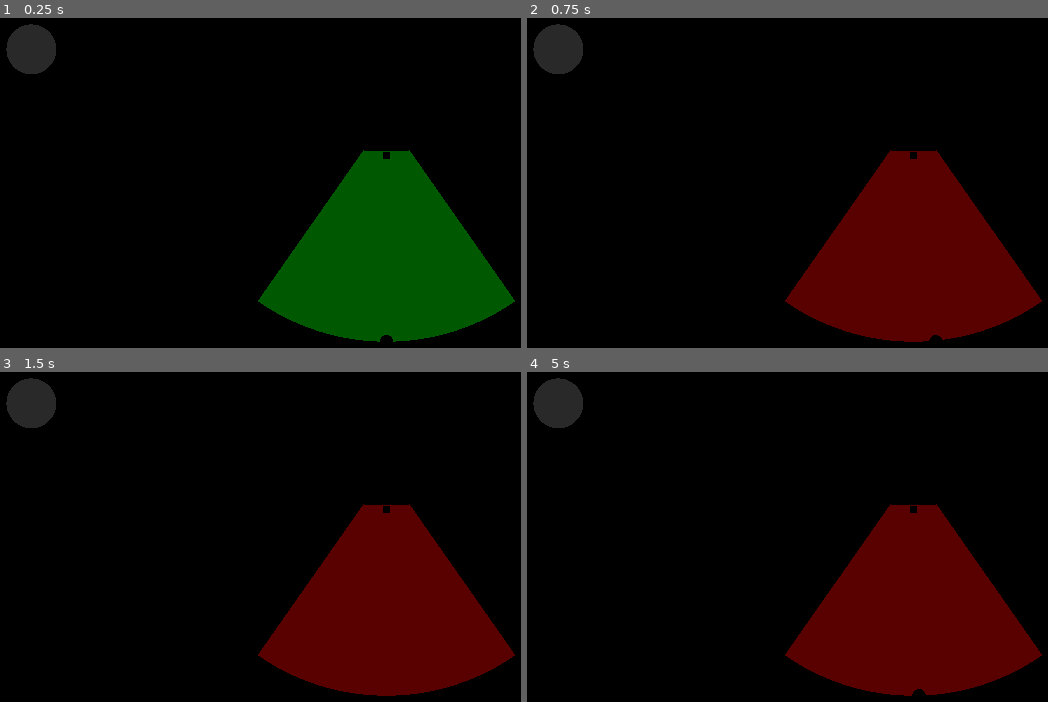
Above: before the commit, frames 1-4 (two rows, left to right).
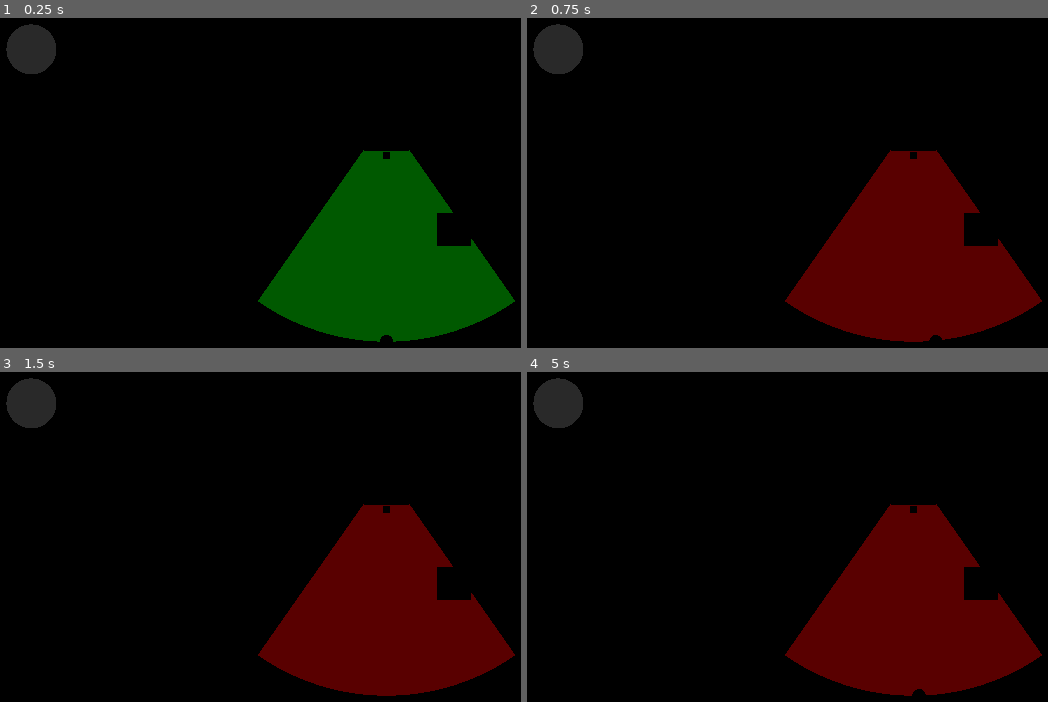
Above: after the commit, the same moments.

Repository: Leusin/project-godot-airport-marshaling-game
Game: Godot game, scene res://scenes/Main.tscn
The game is run twice, just before and just after one commit, with the same random seed, the same clock (stepped at 60 frames per second) and the same inputs.
Inputs:
- Up to frame 1 (0.25 s): no input
- Up to frame 2 (0.75 s): tap Enter (ui_accept) at 0.5 s; hold D (move_right) from 0.53 s (still down); hold Enter (ui_accept) from 0.53 s (still down)
- Up to frame 3 (1.5 s): release D (move_right) at 1.28 s; release Enter (ui_accept) at 1.28 s; hold S (move_down) from 1.28 s (still down); tap Up (signal_advance) at 1.35 s
- Up to frame 4 (5 s): tap Enter (ui_accept) at 1.52, 1.55, 1.82, 2, 3.02, 3.05, 3.32, 3.5, 4.52, 4.55, 4.82 s; release S (move_down) at 2.03 s; hold D (move_right) 2.03-2.78 s; hold Enter (ui_accept) 2.03-2.78 s; hold W (move_up) 2.78-3.53 s; tap Up (signal_advance) at 2.85, 4.35 s; hold Enter (ui_accept) 3.53-4.28 s; hold A (move_left) from 3.53 s (still down); tap Escape (ui_cancel) at 4.15 s

The runs differ from the first frame. In frame 1, 0.5% of the frame differs, in the area x 83-91%, y 59-70%; in frame 2, 0.5%; in frame 3, 0.5%; in frame 4, 0.5%.

Commit message:
feat: 충돌 -> 게임 오버 구현 (비행기-마샬러/장애물)
Area3D 충돌 감지 + 트리 일시정지 + GAME OVER 오버레이 + 재시작.

Co-Authored-By: Claude Sonnet 4.6 <noreply@anthropic.com>

Diff:
--- a/scenes/Main.tscn
+++ b/scenes/Main.tscn
@@ -8,6 +8,9 @@
 [ext_resource type="Script" path="res://scripts/signal_input.gd" id="6_signal_input_script"]
 [ext_resource type="Script" path="res://scripts/aircraft_fsm.gd" id="7_aircraft_fsm_script"]
 [ext_resource type="Script" path="res://scripts/signal_indicator_hud.gd" id="8_signal_indicator_hud_script"]
+[ext_resource type="Script" path="res://scripts/game_manager.gd" id="9_game_manager_script"]
+[ext_resource type="Script" path="res://scripts/aircraft_collision.gd" id="10_aircraft_collision_script"]
+[ext_resource type="Script" path="res://scripts/game_over_hud.gd" id="11_game_over_hud_script"]
 
 [sub_resource type="CapsuleMesh" id="CapsuleMesh_marshaller"]
 radius = 0.3
@@ -24,6 +27,22 @@
 
 [sub_resource type="StandardMaterial3D" id="StandardMaterial3D_nose_marker"]
 albedo_color = Color(0.1, 0.6, 1, 1)
+
+[sub_resource type="BoxShape3D" id="BoxShape3D_aircraft_hitbox"]
+size = Vector3(2.0, 0.6, 3.0)
+
+[sub_resource type="CapsuleShape3D" id="CapsuleShape3D_marshaller_hitbox"]
+radius = 0.3
+height = 1.0
+
+[sub_resource type="BoxShape3D" id="BoxShape3D_obstacle"]
+size = Vector3(1.5, 1.0, 1.5)
+
+[sub_resource type="BoxMesh" id="BoxMesh_obstacle"]
+size = Vector3(1.5, 1.0, 1.5)
+
+[sub_resource type="StandardMaterial3D" id="StandardMaterial3D_obstacle"]
+albedo_color = Color(0.7, 0.3, 0.1, 1)
 
 [sub_resource type="PlaneMesh" id="PlaneMesh_ground"]
 size = Vector2(50, 50)
@@ -52,6 +71,12 @@
 [node name="SignalInput" type="Node" parent="Marshaller" unique_id=231336038]
 script = ExtResource("6_signal_input_script")
 
+[node name="MarshallerHitbox" type="Area3D" parent="Marshaller" unique_id=221336039]
+groups = ["collision_marshaller"]
+
+[node name="MarshallerHitboxShape" type="CollisionShape3D" parent="Marshaller/MarshallerHitbox" unique_id=221336040]
+shape = SubResource("CapsuleShape3D_marshaller_hitbox")
+
 [node name="Aircraft" type="Node3D" parent="." unique_id=467640201]
 transform = Transform3D(-1, 0, 0, 0, 1, 0, 0, 0, -1, 0, 0.3, -5)
 script = ExtResource("5_aircraft_script")
@@ -73,13 +98,40 @@
 [node name="AircraftFSM" type="Node" parent="Aircraft" unique_id=1876279175]
 script = ExtResource("7_aircraft_fsm_script")
 
+[node name="AircraftHitbox" type="Area3D" parent="Aircraft" unique_id=1876279176]
+script = ExtResource("10_aircraft_collision_script")
+
+[node name="AircraftHitboxShape" type="CollisionShape3D" parent="Aircraft/AircraftHitbox" unique_id=1876279177]
+shape = SubResource("BoxShape3D_aircraft_hitbox")
+
 [node name="GameManager" type="Node" parent="." unique_id=1889238462]
+script = ExtResource("9_game_manager_script")
+
+[node name="Obstacle" type="Node3D" parent="." unique_id=1889238463]
+transform = Transform3D(1, 0, 0, 0, 1, 0, 0, 0, 1, 3, 0, 0)
+
+[node name="ObstacleMesh" type="MeshInstance3D" parent="Obstacle" unique_id=1889238464]
+mesh = SubResource("BoxMesh_obstacle")
+surface_material_override/0 = SubResource("StandardMaterial3D_obstacle")
+
+[node name="ObstacleHitbox" type="Area3D" parent="Obstacle" unique_id=1889238465]
+groups = ["collision_obstacle"]
+
+[node name="ObstacleHitboxShape" type="CollisionShape3D" parent="Obstacle/ObstacleHitbox" unique_id=1889238466]
+shape = SubResource("BoxShape3D_obstacle")
 
 [node name="Ground" type="MeshInstance3D" parent="." unique_id=2004317744]
 mesh = SubResource("PlaneMesh_ground")
 surface_material_override/0 = SubResource("StandardMaterial3D_ground")
 
 [node name="HUD" type="CanvasLayer" parent="." unique_id=60114881]
+
+[node name="GameOverHUD" type="Control" parent="HUD" unique_id=1147752910]
+layout_mode = 3
+anchors_preset = 15
+anchor_right = 1.0
+anchor_bottom = 1.0
+script = ExtResource("11_game_over_hud_script")
 
 [node name="SignalIndicator" type="Control" parent="HUD" unique_id=1147752916]
 layout_mode = 3
--- /dev/null
+++ b/scripts/aircraft_collision.gd
@@ -0,0 +1,11 @@
+extends Area3D
+## 비행기 충돌 감지. 마샬러 또는 장애물과 겹치면 GameManager에 게임 오버를 알린다.
+
+@onready var _game_manager: Node = get_node("../../GameManager")
+
+func _ready() -> void:
+	area_entered.connect(_on_area_entered)
+
+func _on_area_entered(area: Area3D) -> void:
+	if area.is_in_group("collision_marshaller") or area.is_in_group("collision_obstacle"):
+		_game_manager.trigger_game_over()
--- /dev/null
+++ b/scripts/game_manager.gd
@@ -0,0 +1,23 @@
+extends Node
+## 게임 전체 상태 관리. 충돌 이벤트 수신 -> 게임 오버 / 재시작.
+
+@onready var _game_over_hud: Control = get_node("../HUD/GameOverHUD")
+
+var _is_game_over: bool = false
+
+func _ready() -> void:
+	process_mode = Node.PROCESS_MODE_ALWAYS
+
+func trigger_game_over() -> void:
+	if _is_game_over:
+		return
+	_is_game_over = true
+	_game_over_hud.show_game_over()
+	get_tree().paused = true
+
+func _input(event: InputEvent) -> void:
+	if not _is_game_over:
+		return
+	if event.is_action_pressed("ui_accept") or event.is_action_pressed("ui_cancel"):
+		get_tree().paused = false
+		get_tree().reload_current_scene()
--- /dev/null
+++ b/scripts/game_over_hud.gd
@@ -0,0 +1,19 @@
+extends Control
+## 게임 오버 시 전체화면 오버레이. 어두운 배경 + GAME OVER 텍스트 표시.
+
+func _ready() -> void:
+	visible = false
+	process_mode = Node.PROCESS_MODE_ALWAYS
+
+func show_game_over() -> void:
+	visible = true
+	queue_redraw()
+
+func _draw() -> void:
+	draw_rect(Rect2(Vector2.ZERO, size), Color(0, 0, 0, 0.65))
+	var cx := size.x
+	var cy := size.y / 2.0
+	draw_string(ThemeDB.fallback_font, Vector2(0, cy - 10.0), "GAME OVER",
+		HORIZONTAL_ALIGNMENT_CENTER, cx, 48, Color.WHITE)
+	draw_string(ThemeDB.fallback_font, Vector2(0, cy + 50.0), "엔터 / ESC 로 재시작",
+		HORIZONTAL_ALIGNMENT_CENTER, cx, 24, Color(0.8, 0.8, 0.8))
Not shown, changed: DEVLOG.md
Not shown, changed: README.md
